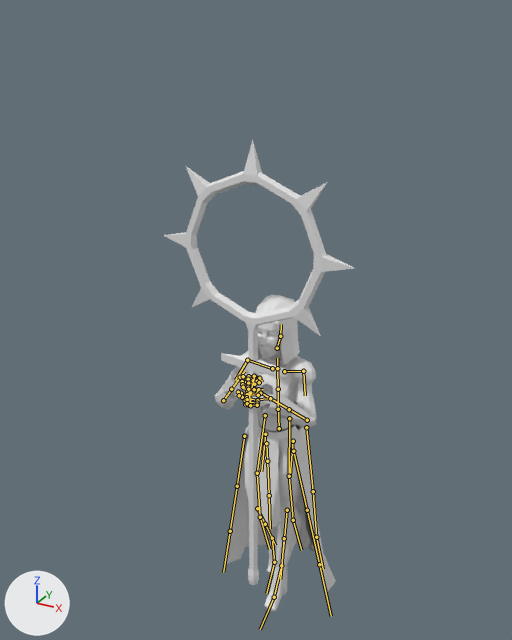
The FBX model My project/Assets/_Assets/Model/Enemies/Enemy_Priestess.fbx: old version first, new version second.
The view is the same before and after, from a 50 mm camera at (3.0, -5.97, 6.45) aimed at (-0.27, -0.02, 3.47). The lights are fixed; the arrows at lower left show +X, +Y and +Z. Both versions are drawn at frame 62 of the action 'root|enemy_priest_walk'; the numbers are the values there. The bones that bend it are drawn over the model as lines.

Names of what the first picture shows: 'Plane.003', 'STAFF'.
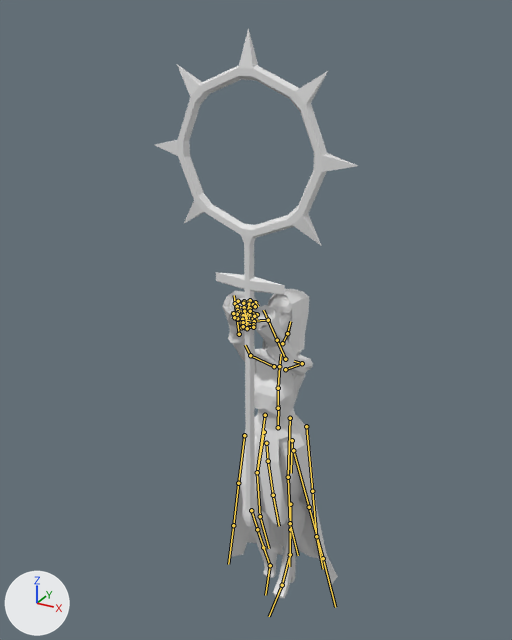
Pixel boxes (x1, y1, x2, y2) of what changed, in the pictures (512 x 640 px):
'Plane.003', posed: before (215, 295, 336, 611); after (223, 289, 338, 598)
'STAFF', posed (6% wider, 12% taller): before (164, 140, 355, 585); after (155, 28, 358, 527)
bone 'root.x', root to tip: before (279, 428) to (278, 405); after (278, 427) to (278, 405)
bone 'spine_01.x', root to tip: before (278, 409) to (278, 389); after (278, 408) to (278, 388)
bone 'spine_02.x', root to tip: before (278, 389) to (277, 368); after (278, 388) to (279, 366)
bone 'spine_03.x', root to tip: before (277, 368) to (277, 358); after (279, 366) to (281, 354)
bone 'head.x', root to tip: before (280, 336) to (281, 324); after (287, 333) to (290, 321)
bone 'shoulder.r', root to tip: before (272, 368) to (247, 360); after (274, 366) to (250, 355)
bone 'arm_stretch.r', root to tip: before (247, 360) to (235, 380); after (250, 355) to (245, 345)
bone 'arm_twist.r', root to tip: before (247, 360) to (235, 380); after (250, 355) to (245, 345)
bone 'forearm_stretch.r', root to tip: before (223, 400) to (236, 383); after (239, 334) to (236, 311)
bone 'forearm_twist.r', root to tip: before (231, 389) to (244, 371); after (237, 319) to (234, 295)
bone 'hand.r', root to tip: before (240, 377) to (245, 382); after (235, 303) to (240, 307)
bone 'shoulder.l', root to tip: before (284, 371) to (303, 371); after (285, 369) to (302, 363)
bone 'arm_stretch.l', root to tip: before (303, 371) to (305, 395); after (302, 363) to (294, 361)
bone 'arm_twist.l', root to tip: before (303, 371) to (305, 395); after (302, 363) to (294, 361)
bone 'forearm_stretch.l', root to tip: before (307, 420) to (280, 404); after (285, 359) to (272, 330)
bone 'forearm_twist.l', root to tip: before (289, 409) to (261, 393); after (277, 340) to (263, 310)
bone 'hand.l', root to tip: before (270, 398) to (255, 399); after (268, 320) to (252, 321)
bone 'thigh_stretch.l', root to tip: before (293, 441) to (290, 476); after (292, 440) to (291, 473)
bone 'foot.l', root to tip: before (281, 565) to (274, 597); after (290, 554) to (282, 585)
bone 'thigh_stretch.r', root to tip: before (265, 434) to (261, 471); after (264, 432) to (257, 471)
bone 'leg_stretch.r', root to tip: before (257, 508) to (268, 531); after (251, 510) to (260, 538)
bone 'foot.r', root to tip: before (272, 538) to (274, 562); after (263, 547) to (270, 565)
bone 'spline_01.x', root to tip: before (266, 443) to (267, 461); after (266, 443) to (268, 461)
bone 'spline_02.x', root to tip: before (267, 461) to (269, 495); after (268, 461) to (273, 495)
bone 'spline_03.x', root to tip: before (269, 495) to (270, 528); after (273, 495) to (279, 526)
bone 'spline_01_dupli_001.x', root to tip: before (289, 418) to (289, 476); after (290, 418) to (288, 477)
bone 'spline_01.l', root to tip: before (293, 451) to (307, 510); after (293, 450) to (309, 507)
bone 'spline_01.r', root to tip: before (244, 436) to (237, 486); after (244, 435) to (238, 483)

What the commit changed:
Bone 'root.x' (bone_root_x) moves from (1.2, -2.6, 0.0) to (0.0, -1.7, 0.0).
Bone 'root.x' (bone_root_x) turns from (0, 0, 3) to (0, 0, 0) degrees about its own x, y and z.
Bone 'spine_01.x' (bone_spine_01_x) turns from (0, 0, -3) to (0, 0, 0) degrees about its own x, y and z.
Bone 'spine_02.x' (bone_spine_02_x) turns from (2, 0, 0) to (-7, 0, 0) degrees about its own x, y and z.
Bone 'spine_03.x' (bone_spine_03_x) turns from (2, 0, 0) to (-8, 0, 0) degrees about its own x, y and z.
Bone 'head.x' (bone_head_x) turns from (-4, 0, 0) to (-14, 0, 0) degrees about its own x, y and z.
Bone 'shoulder.r' (bone_shoulder_r) turns from (10, -3, 22) to (15, -4, 34) degrees about its own x, y and z.
Bone 'arm_stretch.r' (bone_arm_stretch_r) turns from (-9, -18, 57) to (17, -3, 127) degrees about its own x, y and z.
Bone 'arm_twist.r' (bone_arm_twist_r) turns from (0, 25, 0) to (0, -19, 0) degrees about its own x, y and z.
Bone 'forearm_stretch.r' (bone_forearm_stretch_r) turns from (0, 0, 95) to (0, 0, -15) degrees about its own x, y and z.
Bone 'forearm_twist.r' (bone_forearm_twist_r) turns from (0, 53, 0) to (0, 69, 0) degrees about its own x, y and z.
Bone 'hand.r' (bone_hand_r) turns from (-62, 44, -35) to (-69, 64, -12) degrees about its own x, y and z.
Bone 'shoulder.l' (bone_shoulder_l) turns from (16, 4, -19) to (25, 6, -29) degrees about its own x, y and z.
Bone 'arm_stretch.l' (bone_arm_stretch_l) turns from (-13, 23, -43) to (13, -15, -106) degrees about its own x, y and z.
Bone 'arm_twist.l' (bone_arm_twist_l) turns from (0, -29, 0) to (0, 21, 0) degrees about its own x, y and z.
Bone 'forearm_stretch.l' (bone_forearm_stretch_l) turns from (0, 0, -89) to (0, 0, -16) degrees about its own x, y and z.
Bone 'forearm_twist.l' (bone_forearm_twist_l) turns from (0, -58, 0) to (0, -74, 0) degrees about its own x, y and z.
Bone 'hand.l' (bone_hand_l) turns from (-44, -54, 10) to (-103, -61, 37) degrees about its own x, y and z.
Bone 'thigh_stretch.l' (bone_thigh_stretch_l) turns from (-3, 0, -6) to (0, 0, 2) degrees about its own x, y and z.
Bone 'foot.l' (bone_foot_l) turns from (11, 0, -1) to (3, 0, 0) degrees about its own x, y and z.
Bone 'thigh_stretch.r' (bone_thigh_stretch_r) turns from (4, 1, 15) to (1, 2, 24) degrees about its own x, y and z.
Bone 'leg_stretch.r' (bone_leg_stretch_r) turns from (0, 0, -36) to (0, 0, -39) degrees about its own x, y and z.
Bone 'foot.r' (bone_foot_r) turns from (8, -1, -1) to (28, -1, 1) degrees about its own x, y and z.
Bone 'spline_01.x' (bone_spline_01_x) moves from (-1.4, 0.0, 0.0) to (0.0, 0.0, 0.0).
Bone 'spline_01.x' (bone_spline_01_x) turns from (-10, -1, -5) to (-15, -2, -12) degrees about its own x, y and z.
Bone 'spline_02.x' (bone_spline_02_x) turns from (2, 0, 0) to (10, -1, 0) degrees about its own x, y and z.
Bone 'spline_03.x' (bone_spline_03_x) turns from (1, 0, 0) to (5, 0, 0) degrees about its own x, y and z.
Bone 'spline_01_dupli_001.x' (bone_spline_01_dupli_001_x) moves from (-1.4, 0.0, 0.0) to (0.0, 0.0, 0.0).
Bone 'spline_01_dupli_001.x' (bone_spline_01_dupli_001_x) turns from (2, 0, 3) to (-1, 0, 0) degrees about its own x, y and z.
Bone 'spline_01.l' (bone_spline_01_l) moves from (-0.8, 4.5, 0.9) to (-0.8, 3.1, -0.7).
Bone 'spline_01.l' (bone_spline_01_l) turns from (-8, 0, -5) to (-11, -1, -8) degrees about its own x, y and z.
Bone 'spline_01.r' (bone_spline_01_r) moves from (0.8, 1.6, -2.2) to (0.8, 3.1, -0.7).
Bone 'spline_01.r' (bone_spline_01_r) turns from (-14, 1, 5) to (-11, 1, 8) degrees about its own x, y and z.
